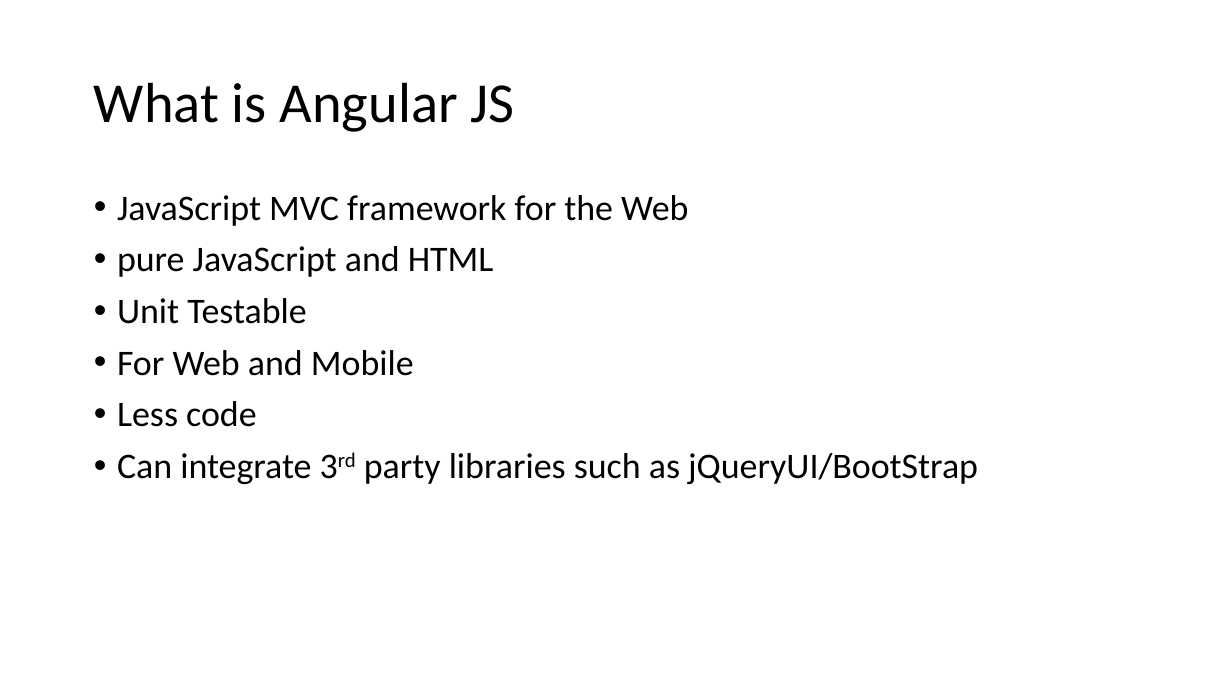
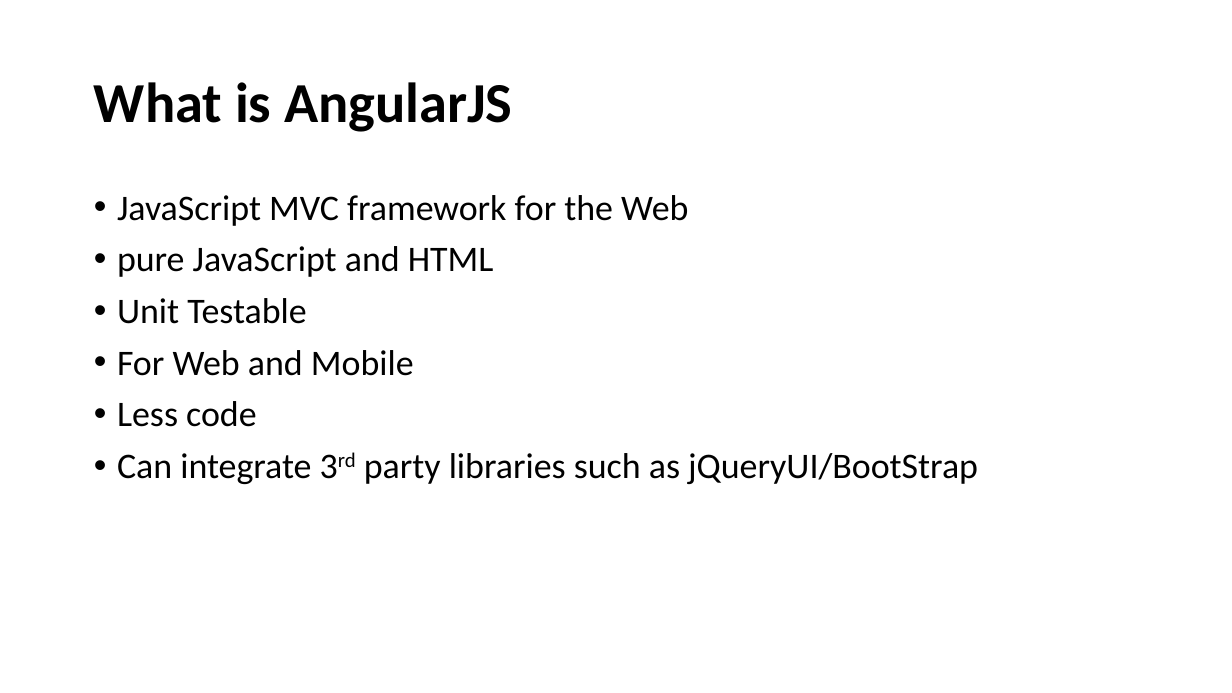
Before and after one commit to santoshkar/Angular, a slide deck: slide 2 of Angular JS draft.pptx. Drawn at 1232x693 pixels with LibreOffice and Linux fonts; fonts in the diff are those of the drawing. Boxes give left, top, right and bottom in pixels: in the first picture for what was removed or moved away, otherwise in the second. Text is boxed around its words. In the diff, an @@ line names an element or a change of style, - is before the commit and + after.

```diff
--- a/Angular JS draft.pptx
+++ b/Angular JS draft.pptx
@@ title at [94,82,513,132]: text changed; bold on @@
-What is Angular JS
+What is AngularJS
```
Also in this commit, not shown: 1 other slide changed, 5 slides added, 1 slide removed, 1 other file.
